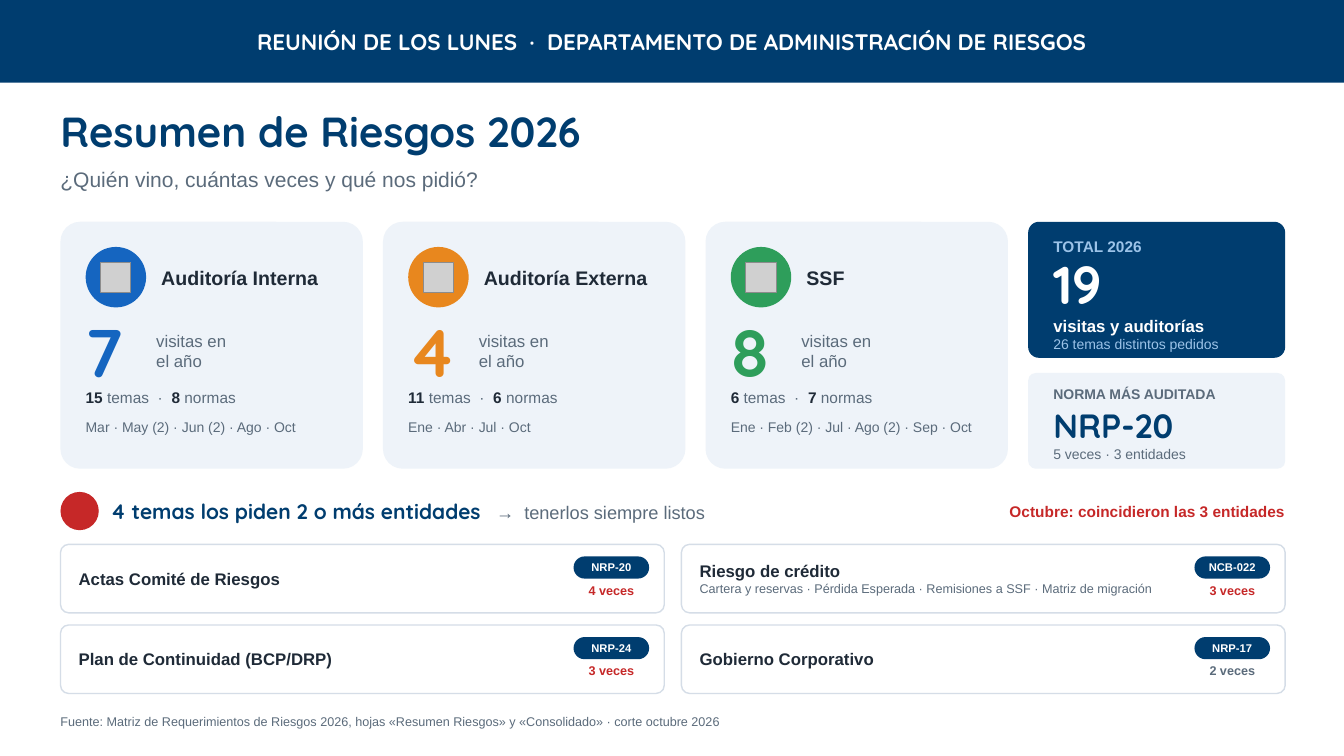
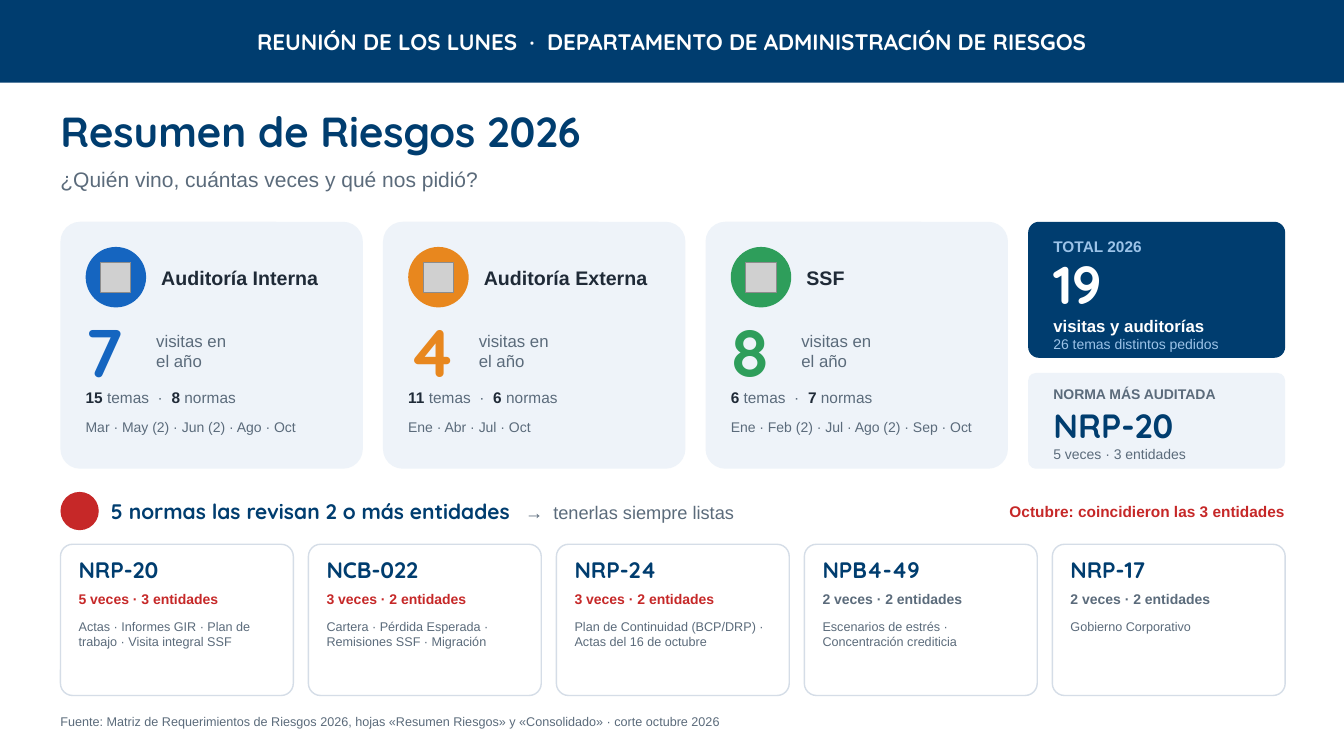
Before and after one commit to menjivar201280/riesgo, a slide deck: slide 1 of presentacion-lunes/Resumen_Riesgos_2026_Opcion_B.pptx. Drawn at 1344x756 pixels with LibreOffice and Linux fonts; fonts in the diff are those of the drawing; grey boxes stand for pictures; background and template pictures are left out. Boxes give left, top, right and bottom in pixels: in the first picture for what was removed or moved away, otherwise in the second. Text is boxed around its words. In the diff, an @@ line names an element or a change of style, - is before the commit and + after.

```diff
--- a/presentacion-lunes/Resumen_Riesgos_2026_Opcion_B.pptx
+++ b/presentacion-lunes/Resumen_Riesgos_2026_Opcion_B.pptx
@@ text at [111, 503, 734, 523]: text changed @@
-4 temas los piden 2 o más entidades → tenerlos siempre listos
+5 normas las revisan 2 o más entidades → tenerlas siempre listas
@@ rounded rectangle: place and size @@
-rounded rectangle at [60, 544, 664, 613]
+rounded rectangle at [60, 544, 293, 696]
@@ text "NRP-20": place and size @@
-text "NRP-20" at [574, 557, 649, 579]
+text "NRP-20" at [79, 562, 159, 579]
@@ proportions changed in 4 elements at [805, 544, 1037, 696], [60, 544, 293, 696], [557, 544, 789, 696], [309, 544, 541, 696] @@
@@ rounded rectangle: place and size @@
-rounded rectangle at [682, 544, 1286, 613]
+rounded rectangle at [309, 544, 541, 696]
@@ size 8 to 16 pt, font Arial to Quicksand, text colour #FFFFFF to #003D6F; alignment centre to left; vertical alignment middle to top; fill #003D6F to none in 4 elements at [575, 562, 657, 578], [1070, 562, 1145, 578], [79, 562, 159, 579], [327, 562, 419, 579] @@
@@ text "NCB-022": place and size @@
-text "NCB-022" at [1195, 557, 1270, 579]
+text "NCB-022" at [327, 562, 419, 579]
@@ rounded rectangle: place and size @@
-rounded rectangle at [60, 625, 664, 694]
+rounded rectangle at [557, 544, 789, 696]
@@ text "NRP-24": place and size @@
-text "NRP-24" at [574, 637, 649, 659]
+text "NRP-24" at [575, 562, 657, 578]
@@ rounded rectangle: place and size @@
-rounded rectangle at [682, 625, 1286, 694]
+rounded rectangle at [805, 544, 1037, 696]
@@ text added at [823, 562, 920, 578], 16 pt, text #003D6F, bold @@
+NPB4-49
@@ rounded rectangle added at [1053, 544, 1286, 696], fill #FFFFFF, outline #D5DDE7 1 pt @@
@@ text "NRP-17": place and size @@
-text "NRP-17" at [1195, 637, 1270, 659]
+text "NRP-17" at [1070, 562, 1145, 578]
@@ text removed at [79, 572, 280, 589] @@
-Actas Comité de Riesgos
@@ text added at [79, 594, 218, 604], 10 pt, text #C62828, bold @@
+5 veces · 3 entidades
@@ text at [327, 594, 466, 604]: text changed; size 9 to 10 pt @@
-3 veces
+3 veces · 2 entidades
@@ text at [575, 594, 714, 604]: text changed; size 9 to 10 pt @@
-3 veces
+3 veces · 2 entidades
@@ text removed at [589, 586, 634, 595] @@
-4 veces
@@ text added at [823, 594, 962, 604], 10 pt, text #5B6B7B, bold @@
+2 veces · 2 entidades
@@ text at [1070, 594, 1210, 604]: text changed; size 9 to 10 pt @@
-2 veces
+2 veces · 2 entidades
@@ text added at [79, 622, 250, 649], 9 pt, text #5B6B7B @@
+Actas · Informes GIR · Plan de trabajo · Visita integral SSF
@@ text "Cartera · Pérdida Esperada · ..." at [327, 621, 487, 649]: vertical alignment middle to top @@
@@ text at [327, 621, 487, 649]: text changed @@
-Riesgo de crédito
-Cartera y reservas · Pérdida Esperada · Remisiones a SSF · Matriz de migración
+Cartera · Pérdida Esperada · Remisiones SSF · Migración
@@ text at [575, 622, 756, 646]: text changed; size 12 to 9 pt; text colour #1F2A37 to #5B6B7B; bold off @@
-Plan de Continuidad (BCP/DRP)
+Plan de Continuidad (BCP/DRP) · Actas del 16 de octubre
@@ text "Plan de Continuidad (BCP/DRP) · ..." at [575, 622, 756, 646]: vertical alignment middle to top @@
@@ text added at [823, 621, 957, 646], 9 pt, text #5B6B7B @@
+Escenarios de estrés · Concentración crediticia
@@ text "Gobierno Corporativo": place and size @@
-text "Gobierno Corporativo" at [700, 653, 874, 669]
+text "Gobierno Corporativo" at [1070, 622, 1191, 634]
@@ text "Gobierno Corporativo" at [1070, 622, 1191, 634]: size 12 to 9 pt, text colour #1F2A37 to #5B6B7B, bold off; vertical alignment middle to top @@
```
Also in this commit, not shown: 5 other files.
